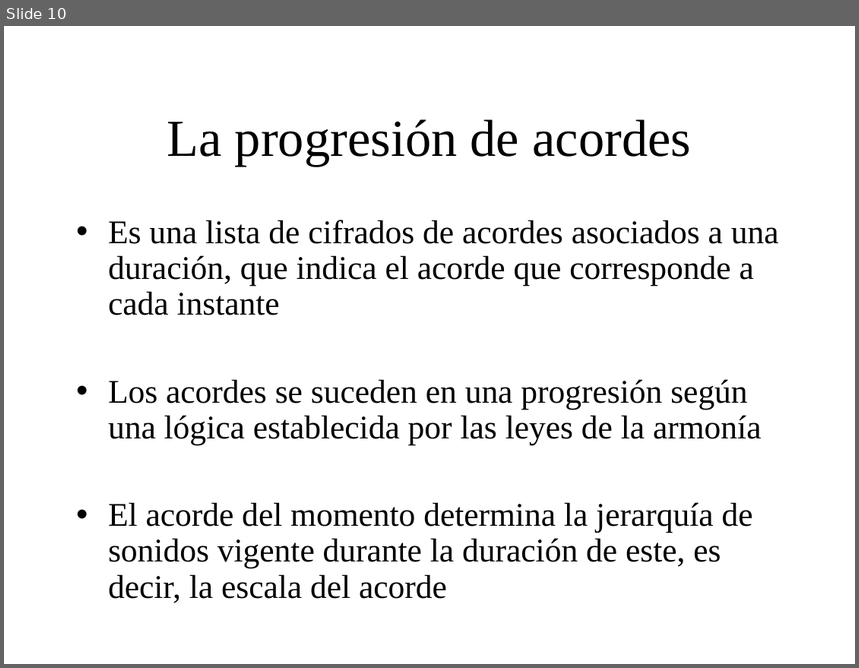
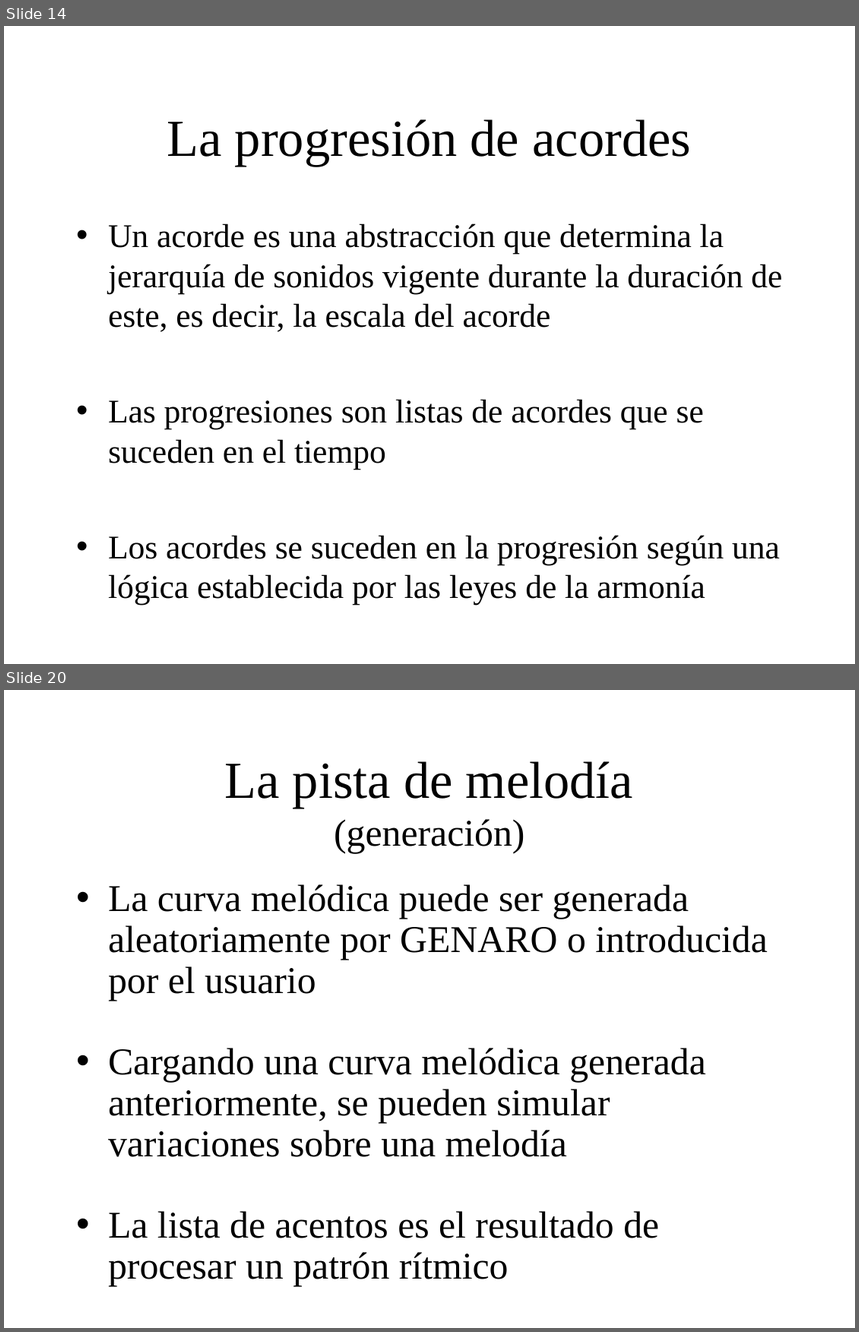
Before and after one commit to BackupTheBerlios/genaro, a slide deck: Documentos/MemoriaSSII/presentacion_proyecto.ppt. Shown one above the other, each under a label of ours: slide 10 before the commit, slides 14 and 20 after it; the slides between them are not shown. The pictures are 859x668 and 859x1332 pixels, drawn with LibreOffice and Linux fonts; fonts in the diff are those of the drawing; background and template pictures are left out. Boxes give left, top, right and bottom in pixels: in the first picture for what was removed or moved away, otherwise in the second. Text is boxed around its words. In the diff, an @@ line names an element or a change of style, - is before the commit and + after.

```diff
--- a/Documentos/MemoriaSSII/presentacion_proyecto.ppt
+++ b/Documentos/MemoriaSSII/presentacion_proyecto.ppt
@@ slide 20 added at (x1=4, y1=690, x2=855, y2=1328), background picture (left out) @@
@@ title added at (x1=225, y1=761, x2=633, y2=853), 44 pt, text #000000 @@
+La pista de melodía
+(generación)
@@ text added at (x1=108, y1=885, x2=768, y2=1287), 32 pt, text #000000 @@
+• La curva melódica puede ser generada aleatoriamente por GENARO o introducida por el usuario
+• Cargando una curva melódica generada anteriormente, se pueden simular variaciones sobre una melodía
+• La lista de acentos es el resultado de procesar un patrón rítmico
@@ what was slide 10 is now slide 14 @@
@@ slide 14 changed as well @@
@@ text at (x1=108, y1=224, x2=782, y2=605): text changed @@
-• Es una lista de cifrados de acordes asociados a una duración, que indica el acorde que corresponde a cada instante
-• Los acordes se suceden en una progresión según una lógica establecida por las leyes de la armonía
-• El acorde del momento determina la jerarquía de sonidos vigente durante la duración de este, es decir, la escala del acorde
+• Un acorde es una abstracción que determina la jerarquía de sonidos vigente durante la duración de este, es decir, la escala del acorde
+• Las progresiones son listas de acordes que se suceden en el tiempo
+• Los acordes se suceden en la progresión según una lógica establecida por las leyes de la armonía
```
Also in this commit, not shown: 7 other slides changed, 16 other slides added, 1 slide removed.
